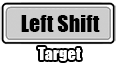
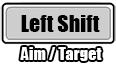
Layered file, before and after one edit (116 × 65). Changes by layer:
renamed "Target" to "Aim / Target", painted on it over [20, 47, 102, 61]
